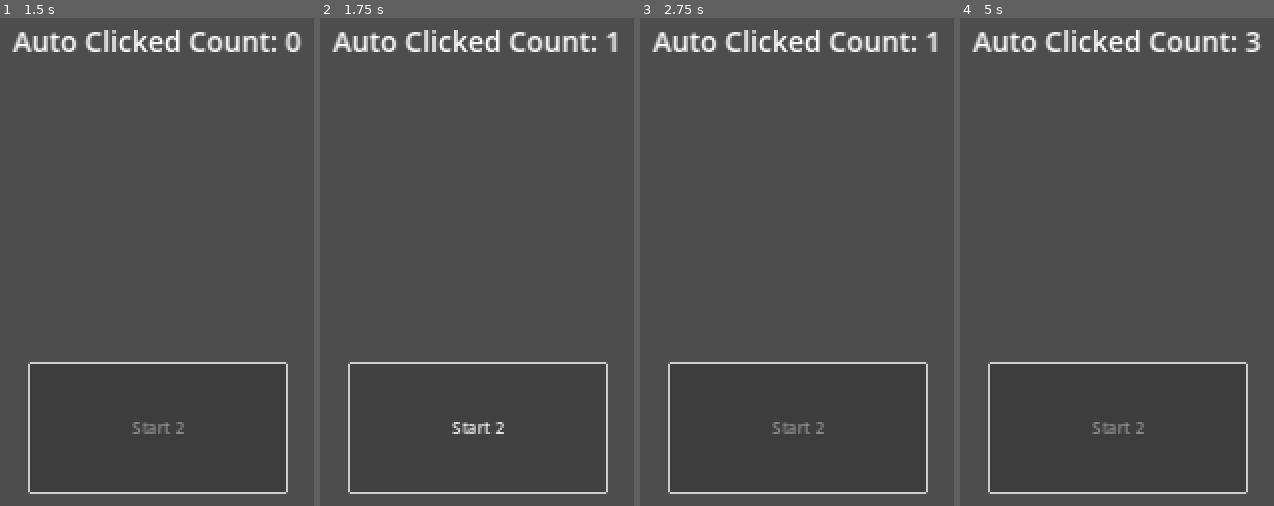
Above: before the commit, frames 1-4 (left to right).
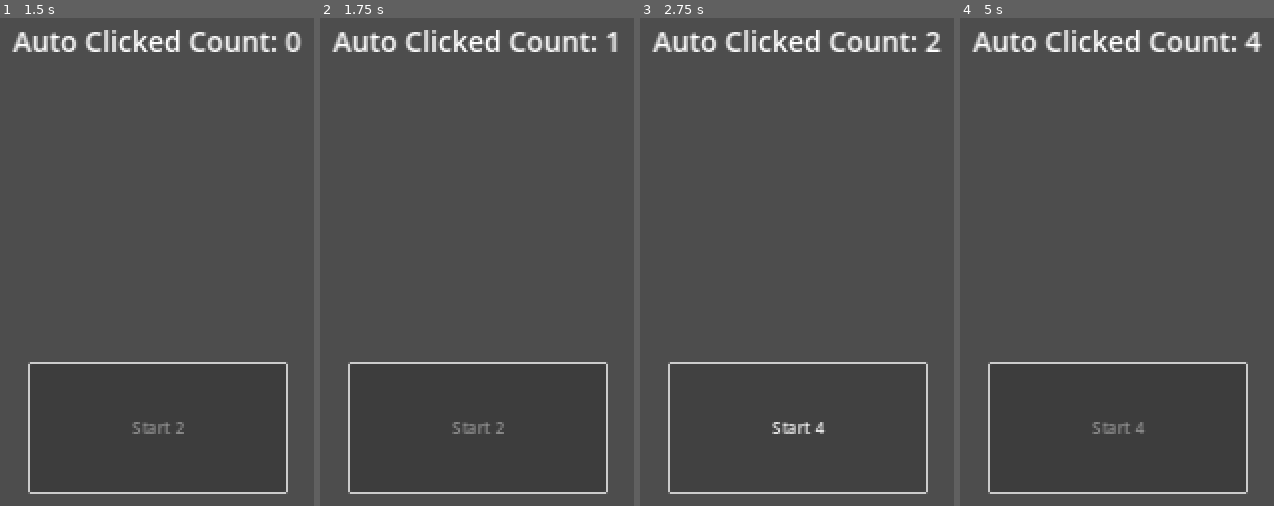
Above: after the commit, the same moments.

Repository: burckd/clicker_godot
Game: Godot game, scene res://scene/click_generator.tscn
Same seed, same stepped clock (60 frames per second), same inputs: the game is played once before the commit and once after it. The project has no main scene, so this scene is started directly.
Inputs (mouse positions are in pixels of both pictures, inside the frame that each line leads up to):
- Up to frame 1 (1.5 s): click "Start 2" at 0.5 s; tap Enter at 1.25 s
- Up to frame 2 (1.75 s): no input
- Up to frame 3 (2.75 s): click (797, 427) at 2 s, where only the run before the commit has a clickable "Start 2"
- Up to frame 4 (5 s): click (1117, 427) at 2.75 s, where only the run after the commit has a clickable "Start 4"; tap Space at 3.5 s; tap Enter at 4.25 s

Frame 1 is identical in both runs. In frame 2, 0.2% of the frame differs, in the area x 42-59%, y 82-86%; in frame 3, 0.4%, in the area x 42-97%, y 2-86%; in frame 4, 0.2%.

Commit message:
minor update

Diff:
--- a/scene/click_generator.tscn
+++ b/scene/click_generator.tscn
@@ -45,6 +45,7 @@
 [node name="Timer" type="Timer" parent="."]
 
 [node name="TimerLimit" type="Timer" parent="."]
+wait_time = 2.0
 
 [connection signal="pressed" from="Button" to="." method="_on_button_pressed"]
 [connection signal="timeout" from="Timer" to="." method="_on_timer_timeout"]
--- a/script/click_generator.gd
+++ b/script/click_generator.gd
@@ -1,5 +1,6 @@
 class_name ClickGenerator
 extends Control
+
 
 @export var label : Label
 @export var button : Button
@@ -25,7 +26,7 @@
 	button.text = "Start " + str(count)
 
 func begin_generating_click() -> void:
-	count += 1
+	count += count
 	timer.start()
 	timer_limit.start()
 	timer_limit.wait_time = count
@@ -34,11 +35,10 @@
 func _on_button_pressed():
 	begin_generating_click()
 
-
 func _on_timer_timeout():
 	create_click()
 
-
 func _on_timer_limit_timeout():
 	timer.stop()
+	update_button_text()
 	button.disabled = false
